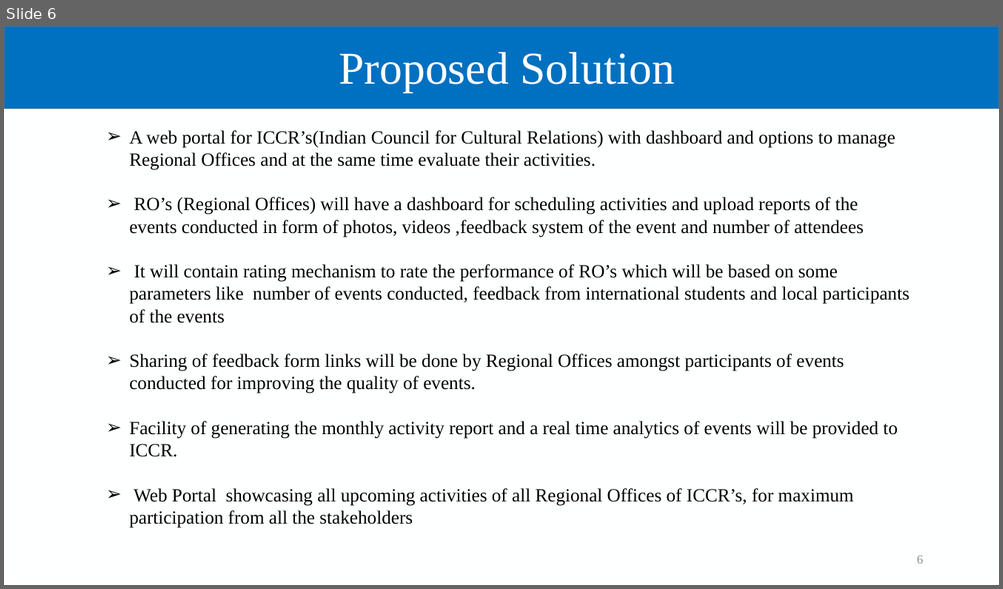
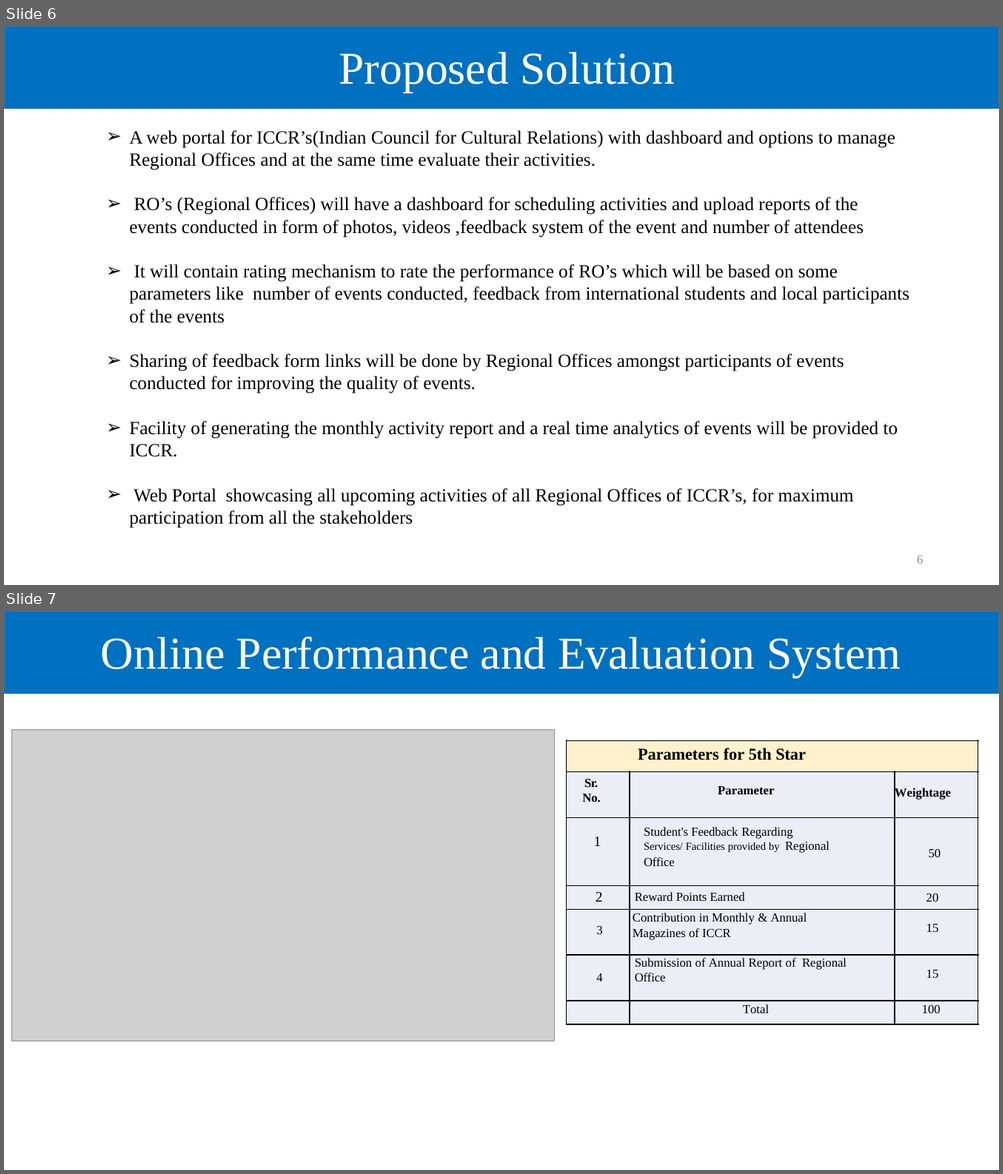
Before and after one commit to SHREYA1402/ICCRswebsite, a slide deck: Progress 1 submitted.pptx. Shown one above the other, each under a label of ours: slide 6 before the commit, slides 6 and 7 after it. The pictures are 1003x589 and 1003x1174 pixels, drawn with LibreOffice and Linux fonts; fonts in the diff are those of the drawing; grey boxes stand for pictures; background and template pictures are left out. Boxes give left, top, right and bottom in pixels: in the first picture for what was removed or moved away, otherwise in the second. Text is boxed around its words. In the diff, an @@ line names an element or a change of style, - is before the commit and + after.

```diff
--- a/Progress 1 submitted.pptx
+++ b/Progress 1 submitted.pptx
@@ slide 7 added at (4, 611, 999, 1170), background #FEFFFF; not listed: 1 template element that a slide beside it also shows @@
@@ title added at (101, 636, 900, 678), 44 pt, text #FFFFFF @@
+Online Performance and Evaluation System
@@ picture added at (11, 729, 554, 1042) @@
@@ group added at (566, 740, 979, 1025): 18 texts, 3 freeform shapes @@
+Parameters for 5th Star
+Sr.
+No.
+Parameter
+Weightage
+3
+Contribution in Monthly & Annual
+Magazines of ICCR
+15
+4
+Submission of Annual Report of Regional Office
+15
+Total
+100
+Student's Feedback Regarding
+Services/ Facilities provided by Regional Office
+50
+Reward Points Earned
+20
+1
+2
```
Also in this commit, not shown: 2 slides changed, 2 other slides added, 1 slide removed, 2 other files.
